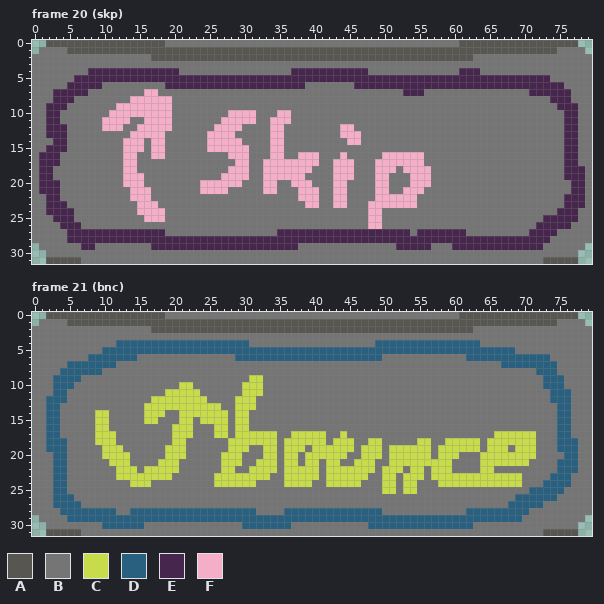
Two versions of one pixel-art file, lockdeck/assets/depths/depth template.aseprite. The picture above was drawn from the file before the commit.
80x32 pixels, 33 frames. Shown: frame 20 (skp), frame 21 (bnc).
Palette (. is transparent): A #575651  B #757575  C #c8db4b  D #296080  E #47264d  F #f5aec8
Once edited:
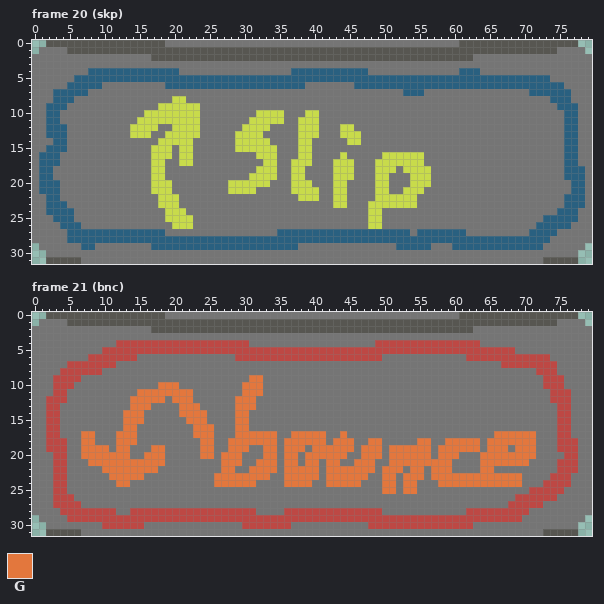
Colours new in this view: G #e3773d
Change:
colour D: #296080 -> #bd4844
colour E: #47264d -> #296080
Changed rows in their new state; - is a pixel that keeps its letter.
Frame 20 (skp), layer "inline":
first column x 10:
 7 ------BB---------------------------------------
 8 ----BBBBBBCC-----------------------------------
 9 --BBBBBBCCCCCC---------------------------------
10 -BBBBBCCCCCCCC----BBBBCCCCB--CC----------------
11 BBBB-CCCCCCCCC---BBBBCCCCCB-CCC----------------
12 BBB-CCCCBBCCCC--BBBBCCCCBB--CCC---CC-----------
13 ----CCCBBCCCCC-BBBBCCCC-BB--CCC---CCC----------
14 ---BBB-BCCCCC--BBBBCCCCCBB--CC-----CC----------
15 ---BBB-CCC-CC--BBBBCCCCCCB--CC-----------------
16 ---BB--CCC-CC-----BBB-CCCB--CCB---C-----CCCCCC-
17 ---BB--CC--CC------BB--CCBBCCCB--CCC---CCCCCCC-
18 ---BB--CC---------BBB-CCCBBCCB---CCC---CCC-CCCC
19 ---BBB-CC--------BBBBCCCCBBCC----CCC---CC---CCC
20 ---BBB-CCC----BBBBCCCCCCB--CCC---CC----CC---CCC
21 ----BBBCCC----BBBBCCCC-BB--CCCC--CC----CC--CCC-
22 ----BBB-CCC-----------------CCC--CC----CCCCCC--
23 -----BBBCCC------------------BB--CC---CCCCCCC--
24 -----BBBBCCC--------------------------CC-------
25 ------BBBCCCC-------------------------CC-------
26 ----------CCC-------------------------CC-------
Frame 21 (bnc), layer "inline":
first column x 7:
 9 ------------------------GG---------------------------------------
10 -----------GGGBB-------GGG---------------------------------------
11 --------GGGGGGGGB------GGG---------------------------------------
12 -------GGGGGBGGGBB----GGG----------------------------------------
13 -------GGGBBBBGGGBBB--GGG----------------------------------------
14 --BB--GGGBBB--GGGGBBB-GG-----------------------------------------
15 --BB--GGGBB---BGGGBBB-GG-----------------------------------------
16 --BB--GG-----BBBGGGBB-GG-----------------------------------------
17 GGBBBGGG-----BBBGGGBB-GGGGGG--GGGGG--G---------------------GGGGGG
18 GGBBBGGG-----BB--GG--GGGGGGG-GGGGGG-GGG--GG-----GG--GGGGG-GGGGGGG
19 GGGGBGG---GGBBB--GG--GGG--GG-GGG-GGGGGG-GGG-GGGGGG-GGGGGG-GGG-GGG
20 GGGGGGG--GGGBBB--GG-GGG---GG-GG-GGGGGG--GGG-GGGGGG-GGG---GGGGGGGG
21 -GGGGGGGGGGGBB------GGG--GGG-GG-GG-GG--GGG--GGGGGGGGG----GGGGGGG-
22 ---GGGGGGGGBBB------GG--GGGG-GGGGG-GGGGGGG-GGG-GG-GGG----GG------
23 ----GGGGGBBBB------GGGGGGGG--GGGGG-GGGGGG--GG-GGG-GGGGGGGGGGGGG--
24 -----GGBBB---------GGGGGG----GGGG--GGGGG---GG-GG---GGGGGGGGGGGG--
25 -------------------------------------------GG-GG-----------------
Pixel boxes of the changes (left, top, right, bottom) in both pictures:
changed: (39, 68, 585, 250)
changed: (46, 340, 578, 529)
